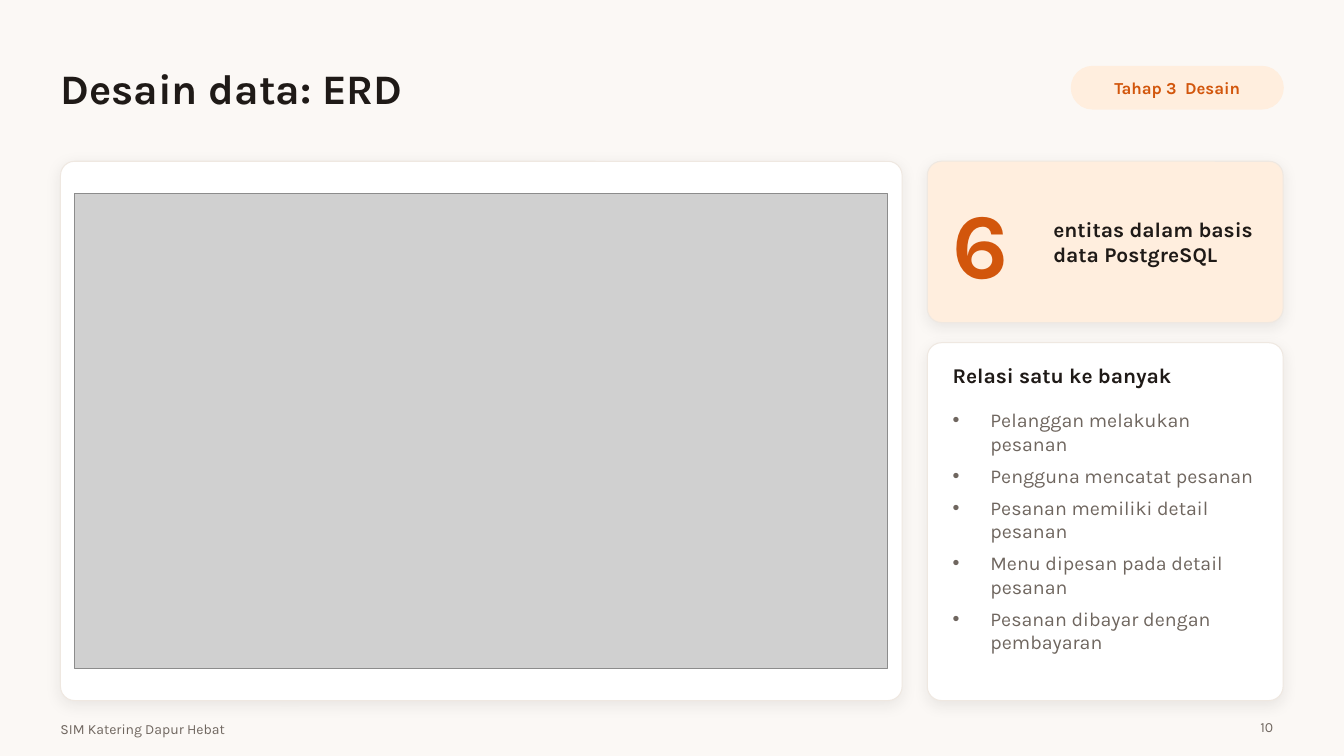
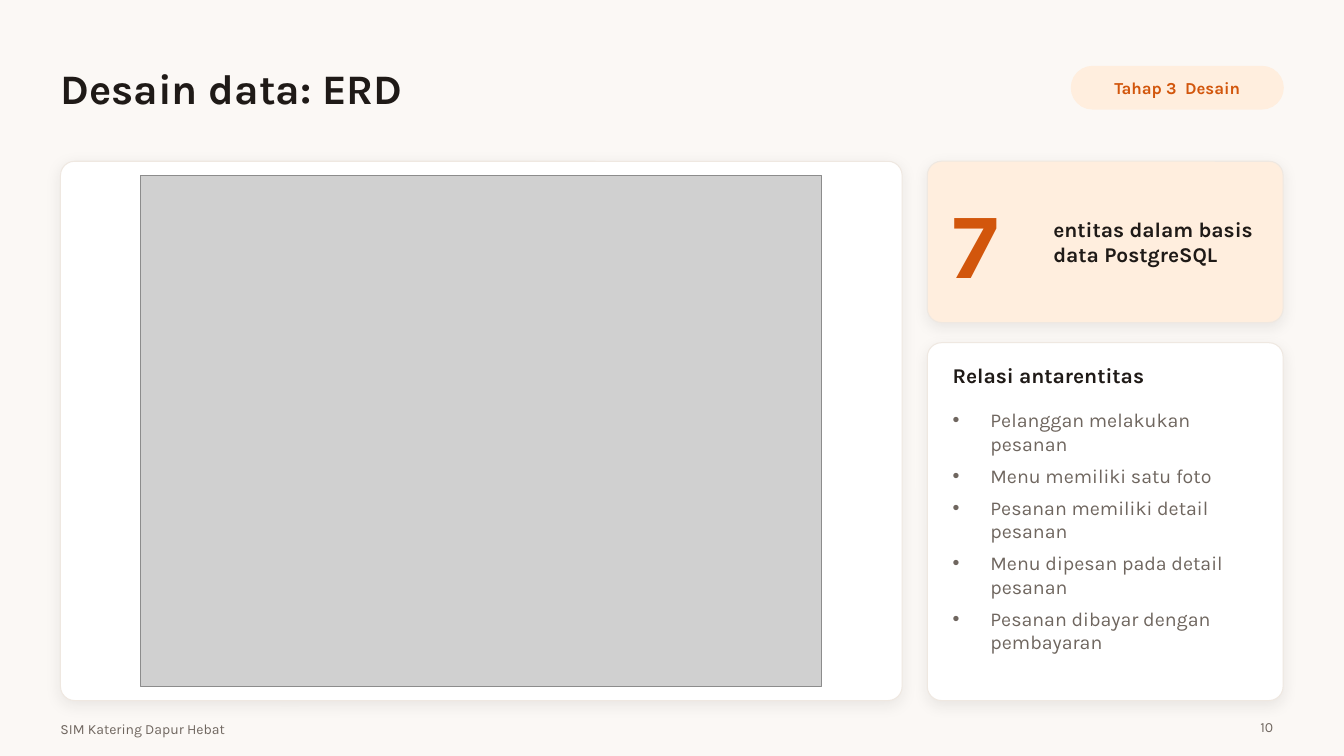
Before and after one commit to koriebruh/sim-katering-dapur-hebat, a slide deck: slide 10 of Presentasi-SIM-Katering-Dapur-Hebat.pptx. Drawn at 1344x756 pixels with LibreOffice and Linux fonts; fonts in the diff are those of the drawing; grey boxes stand for pictures. Boxes give left, top, right and bottom in pixels: in the first picture for what was removed or moved away, otherwise in the second. Text is boxed around its words. In the diff, an @@ line names an element or a change of style, - is before the commit and + after.

```diff
--- a/Presentasi-SIM-Katering-Dapur-Hebat.pptx
+++ b/Presentasi-SIM-Katering-Dapur-Hebat.pptx
@@ picture: place and size @@
-picture at [75, 194, 888, 668]
+picture at [141, 175, 823, 687]
@@ text at [953, 218, 999, 278]: text changed @@
-6
+7
@@ text at [953, 368, 1144, 384]: text changed @@
-Relasi satu ke banyak
+Relasi antarentitas
@@ text at [990, 469, 1212, 483]: text changed @@
-• Pengguna mencatat pesanan
+• Menu memiliki satu foto
```
Also in this commit, not shown: 3 other slides changed, 15 other files.
